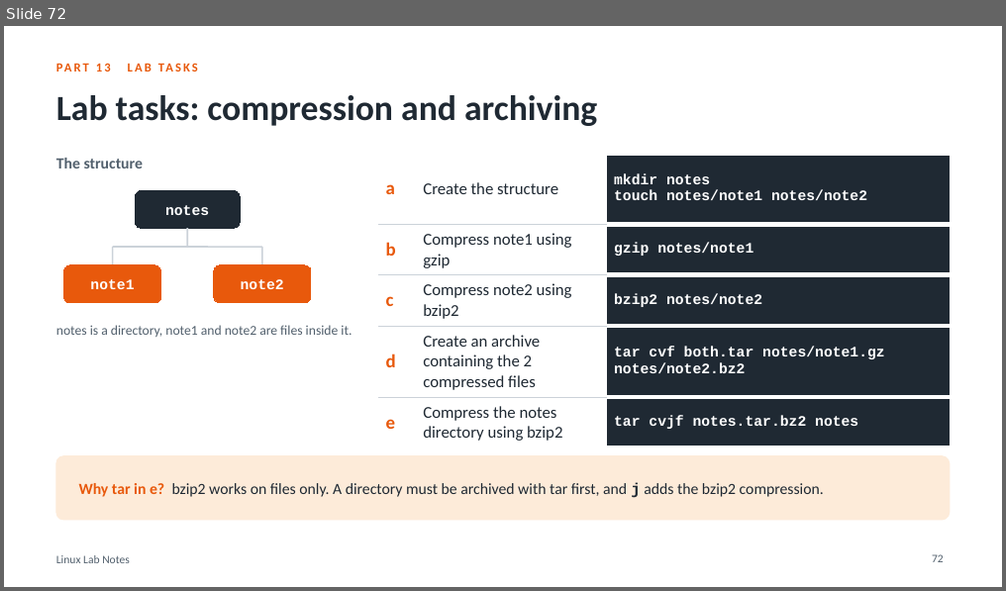
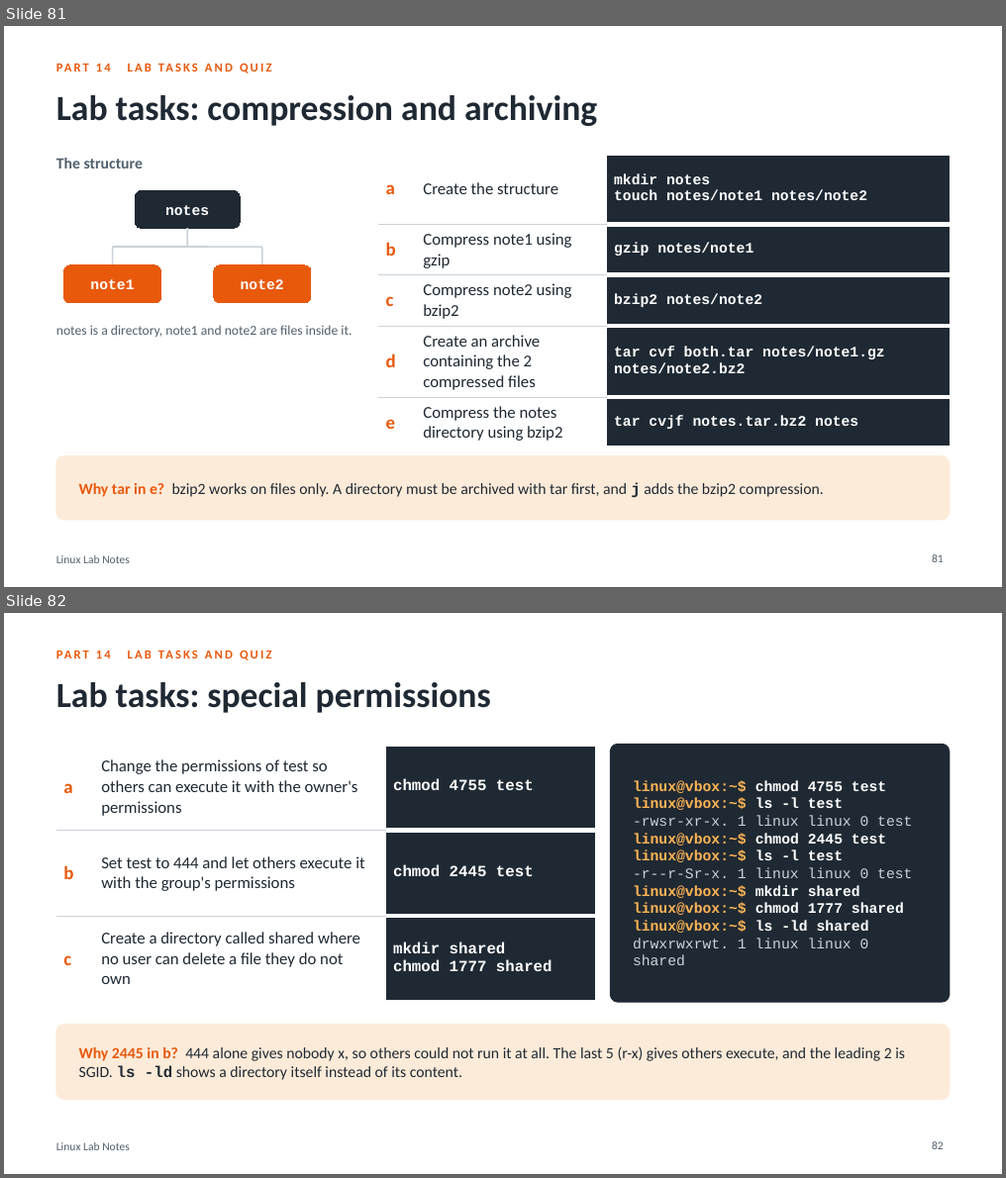
Before and after one commit to HamzaAlshafe/linux-lab-notes, a slide deck: Linux_Lab_Notes.pptx. Shown one above the other, each under a label of ours: slide 72 before the commit, slides 81 and 82 after it. The pictures are 1006x591 and 1006x1178 pixels, drawn with LibreOffice and Linux fonts; fonts in the diff are those of the drawing. Boxes give left, top, right and bottom in pixels: in the first picture for what was removed or moved away, otherwise in the second. Text is boxed around its words. In the diff, an @@ line names an element or a change of style, - is before the commit and + after.

Commit message:
Add special permissions, links and quiz 1

```diff
--- a/Linux_Lab_Notes.pptx
+++ b/Linux_Lab_Notes.pptx
@@ slide 82 added at <box>4,613,1002,1174</box>, background #FFFFFF; not listed: 1 template element that a slide beside it also shows @@
@@ text added at <box>56,643,949,665</box>, 12 pt, text #E8590C, bold @@
+PART 14 LAB TASKS AND QUIZ
@@ title added at <box>56,682,491,713</box>, 34 pt, text #1F2933, bold @@
+Lab tasks: special permissions
@@ table added at <box>56,744,595,988</box>, 3 rows, 3 columns @@
+a | Change the permissions of test so others can execute it with the owner's permissions | chmod 4755 test
+b | Set test to 444 and let others execute it with the group's permissions | chmod 2445 test
+c | Create a directory called shared where no user can delete a file they do not own | mkdir shared / chmod 1777 shared
@@ rounded rectangle added at <box>611,744,949,1002</box>, fill #1F2933, outline #1F2933 1 pt @@
@@ text added at <box>633,780,912,965</box>, 14 pt, text #FFB454, bold @@
+linux@vbox:~$ chmod 4755 test
+linux@vbox:~$ ls -l test
+-rwsr-xr-x. 1 linux linux 0 test
+linux@vbox:~$ chmod 2445 test
+linux@vbox:~$ ls -l test
+-r--r-Sr-x. 1 linux linux 0 test
+linux@vbox:~$ mkdir shared
+linux@vbox:~$ chmod 1777 shared
+linux@vbox:~$ ls -ld shared
+drwxrwxrwt. 1 linux linux 0 shared
@@ rounded rectangle added at <box>56,1025,949,1100</box>, fill #FDEBD9, outline #FDEBD9 1 pt @@
@@ text added at <box>79,1047,905,1080</box>, 15 pt, text #1F2933 @@
+Why 2445 in b? 444 alone gives nobody x, so others could not run it at all. The last 5 (r-x) gives others execute, and the leading 2 is SGID. ls -ld shows a directory itself instead of its content.
@@ page number added at <box>932,1142,944,1150</box>, 11 pt, text #52606D @@
+82
@@ what was slide 72 is now slide 81 @@
@@ slide 81 changed as well @@
@@ text at <box>56,56,949,78</box>: text changed @@
-PART 13 LAB TASKS
+PART 14 LAB TASKS AND QUIZ
@@ page number at <box>932,555,944,563</box>: text changed @@
-72
+81
```
Also in this commit, not shown: 7 other slides changed, 12 other slides added, 1 other file.
